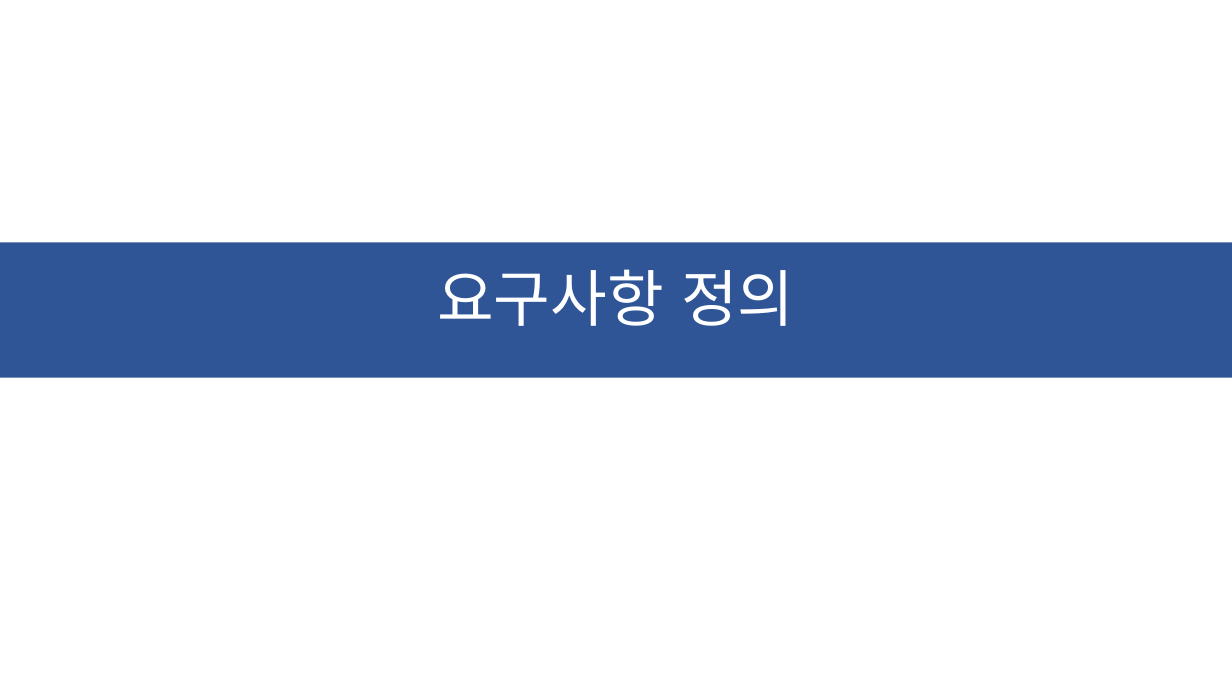
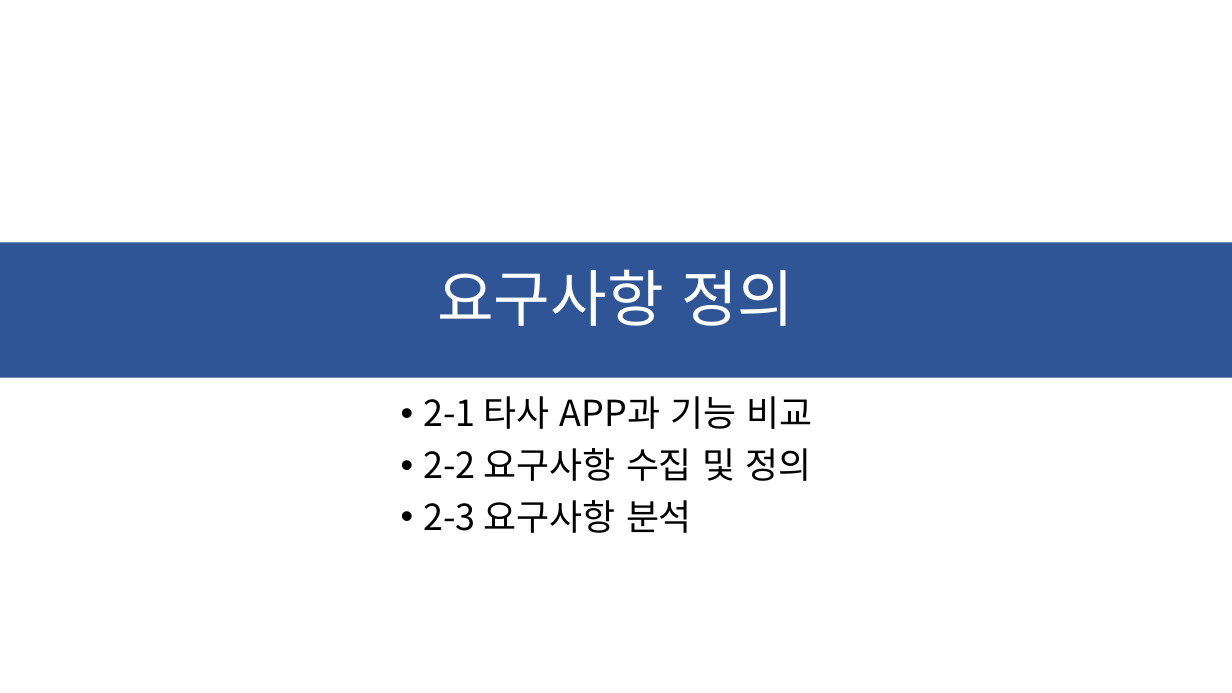
Before and after one commit to ChaeSung-Lee/DJ_InternShip, a slide deck: slide 14 of 2021_Summer/jp.hong/Project_BnC_jph.pptx. Drawn at 1232x693 pixels with LibreOffice and Linux fonts; fonts in the diff are those of the drawing. Boxes give left, top, right and bottom in pixels: in the first picture for what was removed or moved away, otherwise in the second. Text is boxed around its words. In the diff, an @@ line names an element or a change of style, - is before the commit and + after.

```diff
--- a/2021_Summer/jp.hong/Project_BnC_jph.pptx
+++ b/2021_Summer/jp.hong/Project_BnC_jph.pptx
@@ text added at box(424, 396, 812, 533), 28 pt, text #000000 @@
+• 2-1 타사 APP과 기능 비교
+• 2-2 요구사항 수집 및 정의
+• 2-3 요구사항 분석
```
Also in this commit, not shown: 6 other slides changed, 4 slides added.
